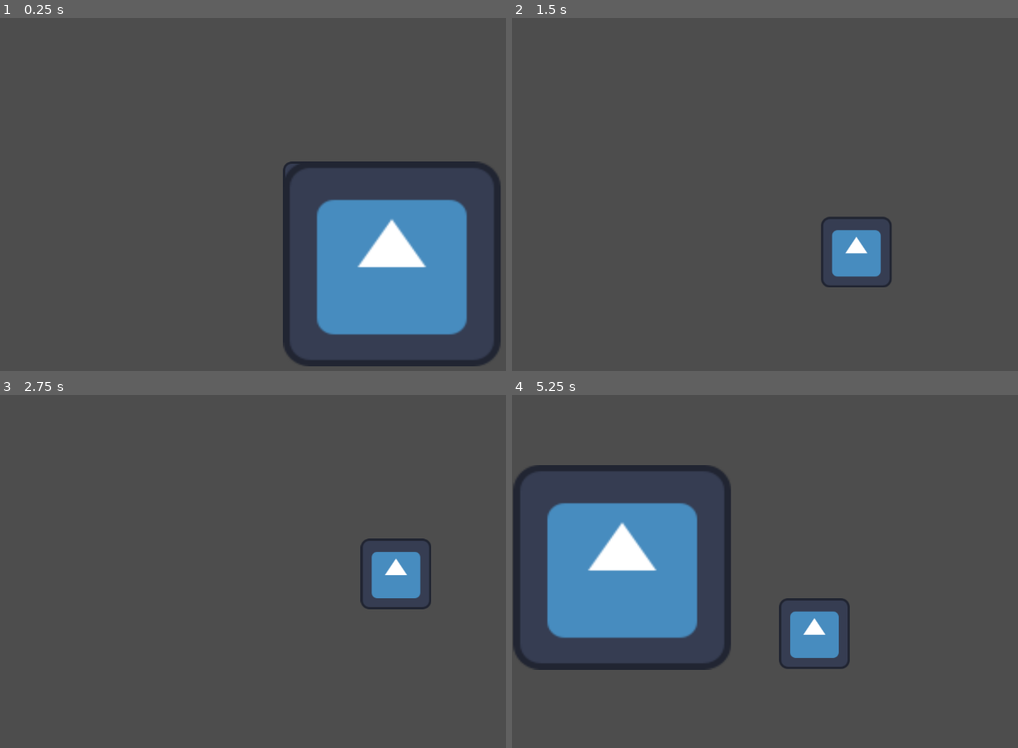
Above: before the commit, frames 1-4 (two rows, left to right).
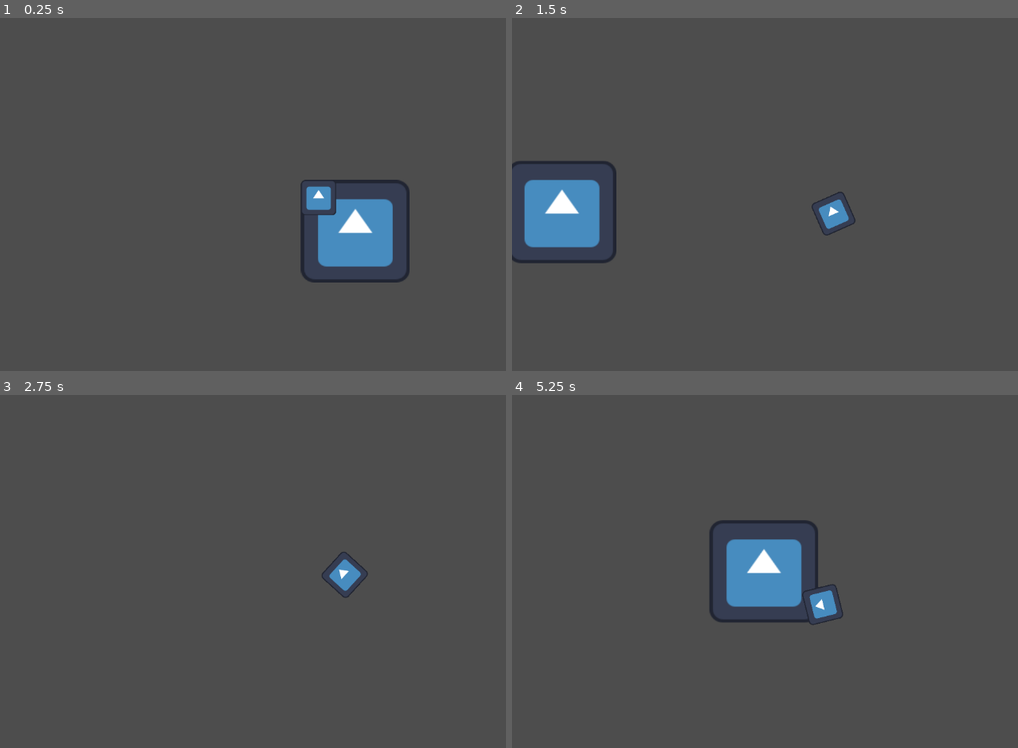
Above: after the commit, the same moments.

Repository: sglasha/Soul-RPG
Game: Godot game, scene res://Game_World/Levels/test_scene.tscn
The game is run twice, just before and just after one commit, with the same random seed, the same clock (stepped at 60 frames per second) and the same inputs. The engine's default icon, where the game draws it, is replaced by a stand-in: a white triangle on a blue panel in a dark square.
Inputs:
- Up to frame 1 (0.25 s): no input
- Up to frame 2 (1.5 s): tap Enter at 0.5 s; hold Right (right) 0.53-1.28 s; hold X (roll) 0.53-1.28 s; hold Down (down) from 1.28 s (still down); tap X (roll) at 1.35 s
- Up to frame 3 (2.75 s): release Down (down) at 2.03 s; hold Right (right) from 2.03 s (still down); hold X (roll) from 2.03 s (still down)
- Up to frame 4 (5.25 s): release Right (right) at 2.78 s; release X (roll) at 2.78 s; hold Up (up) 2.78-3.53 s; tap X (roll) at 2.85, 4.35 s; hold X (roll) 3.53-4.28 s; hold Left (left) 3.53-5.03 s; hold Down (down) from 5.03 s (still down); hold X (roll) from 5.03 s (still down)

The runs differ from the first frame. In frame 1, 13% of the frame differs, in the area x 55-99%, y 40-99%; in frame 2, 5.5%; in frame 3, 2.1%; in frame 4, 20%, in the area x 0-67%, y 19-78%.

Commit message:
Fixed Roll, Normalized Walk Speed, Added Standing Bool to walk code

Diff:
--- a/Game_World/Entities/Player/Scenes/player.tscn
+++ b/Game_World/Entities/Player/Scenes/player.tscn
@@ -21,16 +21,25 @@
 wait_time = 0.5
 one_shot = true
 
+[node name="Roll_Cooldown" type="Timer" parent="Timers"]
+wait_time = 0.5
+one_shot = true
+
 [node name="Camera2D" type="Camera2D" parent="."]
+position = Vector2(-1, -3)
+zoom = Vector2(0.5, 0.5)
 process_callback = 0
 position_smoothing_enabled = true
 position_smoothing_speed = 10.0
 
 [node name="Abilities" type="Node2D" parent="."]
 
-[node name="Roll" type="Node2D" parent="Abilities" node_paths=PackedStringArray("player", "roll_timer")]
+[node name="Roll" type="Node2D" parent="Abilities" node_paths=PackedStringArray("player", "roll_timer", "cooldown", "sprite")]
 script = ExtResource("3_my88a")
 player = NodePath("../..")
 roll_timer = NodePath("../../Timers/Roll_Timer")
+cooldown = NodePath("../../Timers/Roll_Cooldown")
+sprite = NodePath("../../Sprite2D")
 
 [connection signal="timeout" from="Timers/Roll_Timer" to="Abilities/Roll" method="_on_roll_timer_timeout"]
+[connection signal="timeout" from="Timers/Roll_Cooldown" to="Abilities/Roll" method="_on_roll_cooldown_timeout"]
--- a/Game_World/Entities/Player/Scripts/Player_Movement.gd
+++ b/Game_World/Entities/Player/Scripts/Player_Movement.gd
@@ -1,23 +1,28 @@
 extends CharacterBody2D
 
 @export var speed = 900
+var can_roll = true
+var standing = false
 
 func _physics_process(delta: float) -> void:
 	# Movement Settings
 	# Direction
-	var x_direction = Input.get_axis("left","right")
-	var y_direction = Input.get_axis("up", "down")
+	if not standing:
+		var x_direction = Input.get_axis("left","right")
+		var y_direction = Input.get_axis("up", "down")
+		var direction = Vector2(x_direction, y_direction)
+		direction = direction.normalized()
 
-	# Player Velocity
-	# Horizontal Movement
-	if x_direction != 0:
-		velocity.x = move_toward(velocity.x, speed*x_direction, float(speed)/8)
-	else:
-		velocity.x = move_toward(velocity.x, 0, float(speed)/2)
+		# Player Velocity
+		# Horizontal Movement
+		if x_direction != 0:
+			velocity.x = move_toward(velocity.x, speed*direction.x, float(speed)/8)
+		else:
+			velocity.x = move_toward(velocity.x, 0, float(speed)/2)
 
-	if y_direction != 0:
-		velocity.y = move_toward(velocity.y, speed*y_direction, float(speed)/8)
-	else:
-		velocity.y = move_toward(velocity.y, 0, float(speed)/2)
+		if y_direction != 0:
+			velocity.y = move_toward(velocity.y, speed*direction.y, float(speed)/8)
+		else:
+			velocity.y = move_toward(velocity.y, 0, float(speed)/2)
 
 	move_and_slide()
--- a/Game_World/Entities/Player/Scripts/Roll.gd
+++ b/Game_World/Entities/Player/Scripts/Roll.gd
@@ -2,6 +2,8 @@
 
 @export var player : CharacterBody2D
 @export var roll_timer : Timer
+@export var cooldown : Timer
+@export var sprite : Sprite2D
 @export var roll_speed_multiplier = 2
 var rolling = false
 var direction = Vector2(0,0)
@@ -13,13 +15,19 @@
 		direction = player.velocity.normalized()
 
 
-	if Input.is_action_pressed("roll") and not rolling:
+	if Input.is_action_just_pressed("roll") and player.can_roll and direction != Vector2(0,0):
 		roll_timer.start()
 		rolling = true
+		player.can_roll = false
+
 
 	if rolling:
 		player.velocity = player.speed * direction * roll_speed_multiplier
-
+		sprite.rotate(1)
 
 func _on_roll_timer_timeout() -> void:
 	rolling = false
+	cooldown.start()
+
+func _on_roll_cooldown_timeout() -> void:
+	player.can_roll = true
--- a/Game_World/Levels/test_scene.tscn
+++ b/Game_World/Levels/test_scene.tscn
@@ -5,9 +5,9 @@
 
 [node name="Test Scene" type="Node2D"]
 
-[node name="Player" parent="." instance=ExtResource("1_hne3r")]
-
 [node name="Sprite2D" type="Sprite2D" parent="."]
 position = Vector2(133, 121.5)
 scale = Vector2(3.078125, 2.8984375)
 texture = ExtResource("2_hk461")
+
+[node name="Player" parent="." instance=ExtResource("1_hne3r")]
